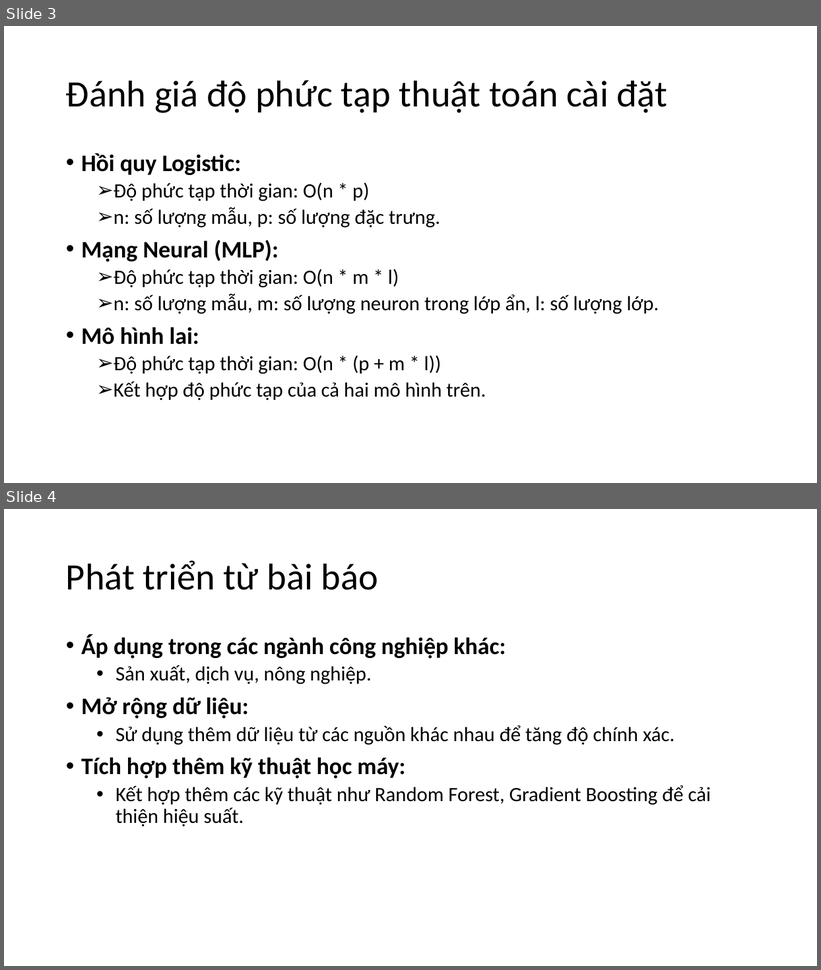
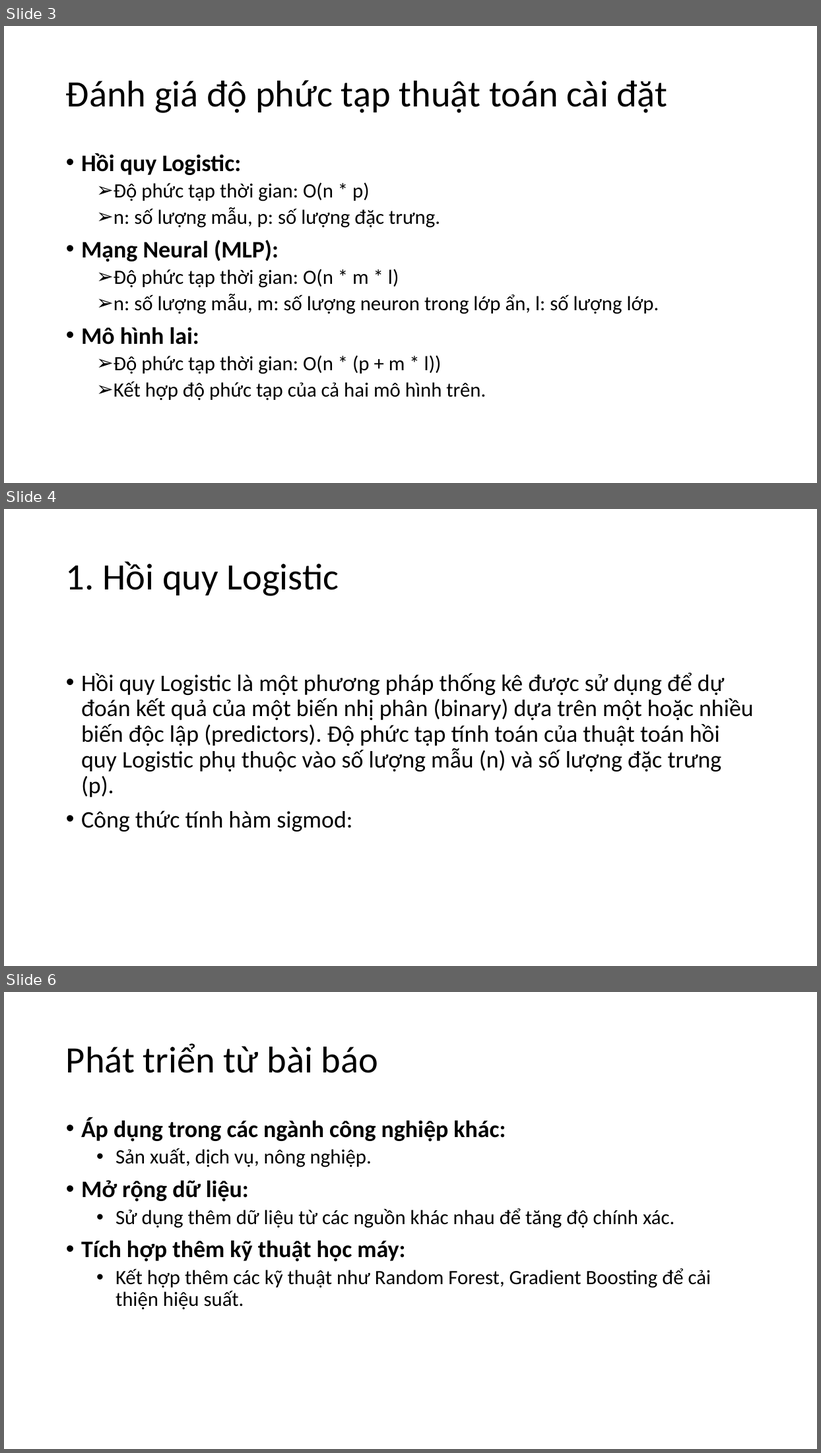
Before and after one commit to thanhtai9606/lab-master, a slide deck: lab/IS6404 -T7/ Đồ án cuối kỳ/Thuyết trình .pptx. Shown one above the other, each under a label of ours: slides 3 and 4 before the commit, slides 3, 4 and 6 after it; the slides between them are not shown. The pictures are 821x970 and 821x1453 pixels, drawn with LibreOffice and Linux fonts; fonts in the diff are those of the drawing. Boxes give left, top, right and bottom in pixels: in the first picture for what was removed or moved away, otherwise in the second. Text is boxed around its words. In the diff, an @@ line names an element or a change of style, - is before the commit and + after.

```diff
--- a/lab/IS6404 -T7/ Đồ án cuối kỳ/Thuyết trình .pptx
+++ b/lab/IS6404 -T7/ Đồ án cuối kỳ/Thuyết trình .pptx
@@ slide 4 added at [4, 509, 817, 966], background #FFFFFF @@
@@ title added at [66, 561, 339, 596], 44 pt, text #000000 @@
+1. Hồi quy Logistic
@@ text added at [81, 673, 754, 832], 28 pt, text #000000 @@
+• Hồi quy Logistic là một phương pháp thống kê được sử dụng để dự đoán kết quả của một biến nhị phân (binary) dựa trên một hoặc nhiều biến độc lập (predictors). Độ phức tạp tính toán của thuật toán hồi quy Logistic phụ thuộc vào số lượng mẫu (n) và số lượng đặc trưng (p).
+• Công thức tính hàm sigmod:
@@ what was slide 4 is now slide 6 @@
```
Also in this commit, not shown: 2 slides changed, 1 other slide added, 6 other files.
